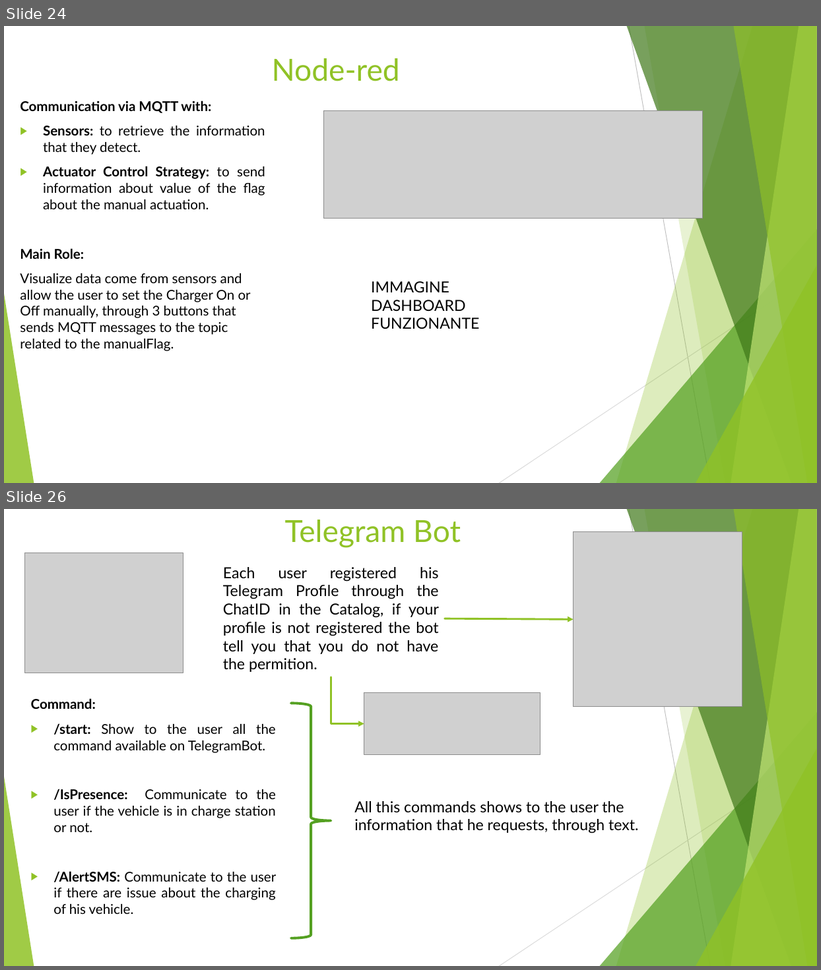
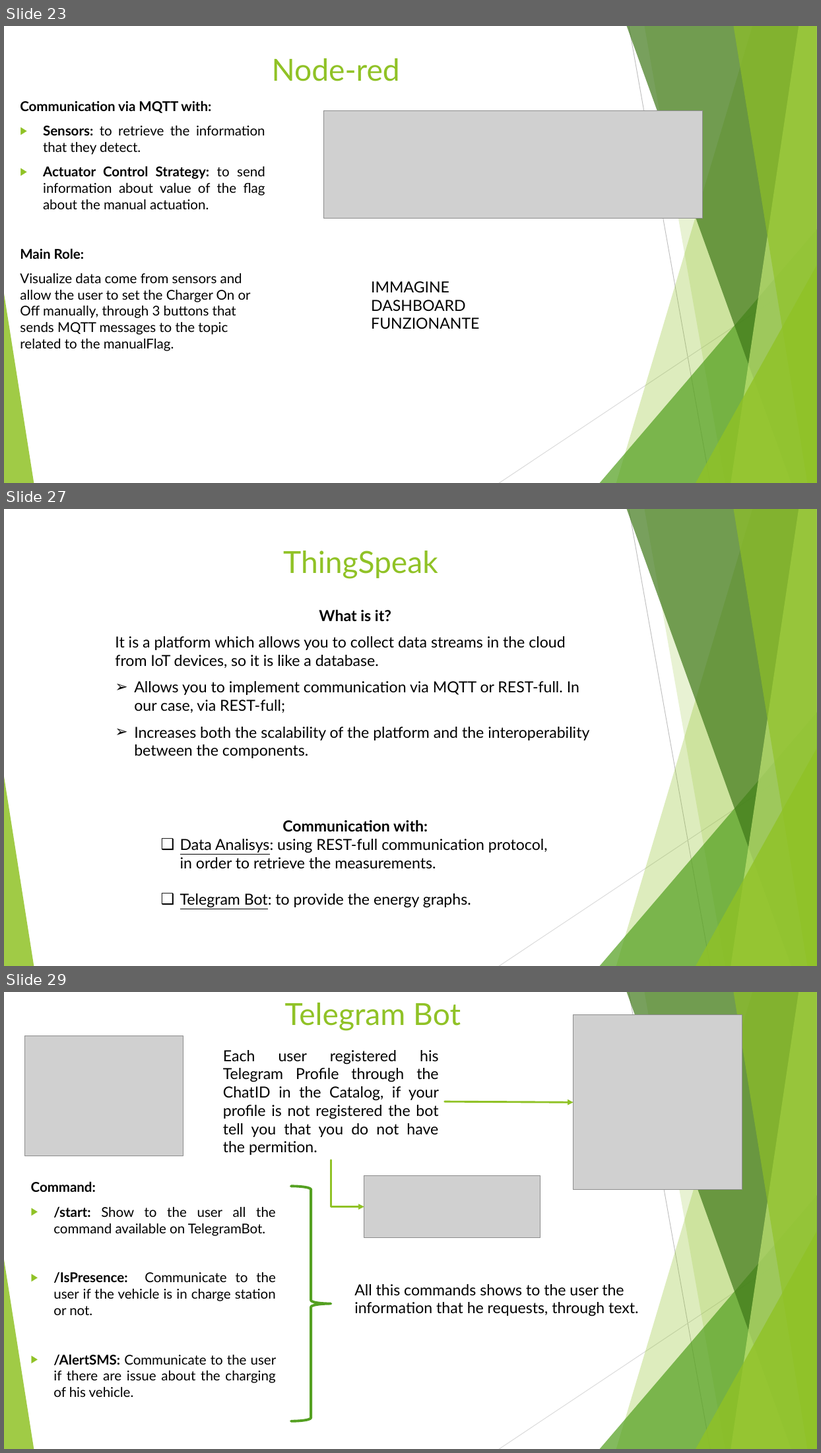
Before and after one commit to annageraci/Battery_Charger_Smart, a slide deck: Materiale Extra/Presentazione del progetto.pptx. Shown one above the other, each under a label of ours: slides 24 and 26 before the commit, slides 23, 27 and 29 after it; the slides between them are not shown. The pictures are 821x970 and 821x1453 pixels, drawn with LibreOffice and Linux fonts; fonts in the diff are those of the drawing; grey boxes stand for pictures. Boxes give left, top, right and bottom in pixels: in the first picture for what was removed or moved away, otherwise in the second. Text is boxed around its words. In the diff, an @@ line names an element or a change of style, - is before the commit and + after.

```diff
--- a/Materiale Extra/Presentazione del progetto.pptx
+++ b/Materiale Extra/Presentazione del progetto.pptx
@@ slide 27 added at (x1=4, y1=509, x2=817, y2=966), background #FFFFFF; not listed: 10 template elements that a slide beside it also shows @@
@@ title added at (x1=283, y1=551, x2=438, y2=579), 36 pt, text #90C226 @@
+ThingSpeak
@@ text added at (x1=115, y1=609, x2=589, y2=758), 18 pt, text #000000 @@
+What is it?
+It is a platform which allows you to collect data streams in the cloud from IoT devices, so it is like a database.
+➢ Allows you to implement communication via MQTT or REST-full. In our case, via REST-full;
+➢ Increases both the scalability of the platform and the interoperability between the components.
@@ text added at (x1=180, y1=820, x2=548, y2=908), 18 pt, text #000000 @@
+Communication with:
+❑ Data Analisys: using REST-full communication protocol, in order to retrieve the measurements.
+❑ Telegram Bot: to provide the energy graphs.
@@ what was slide 24 is now slide 23 @@
@@ what was slide 26 is now slide 29 @@
```
Also in this commit, not shown: 1 slide changed, 4 other slides added, 2 slides removed, 34 other files.
